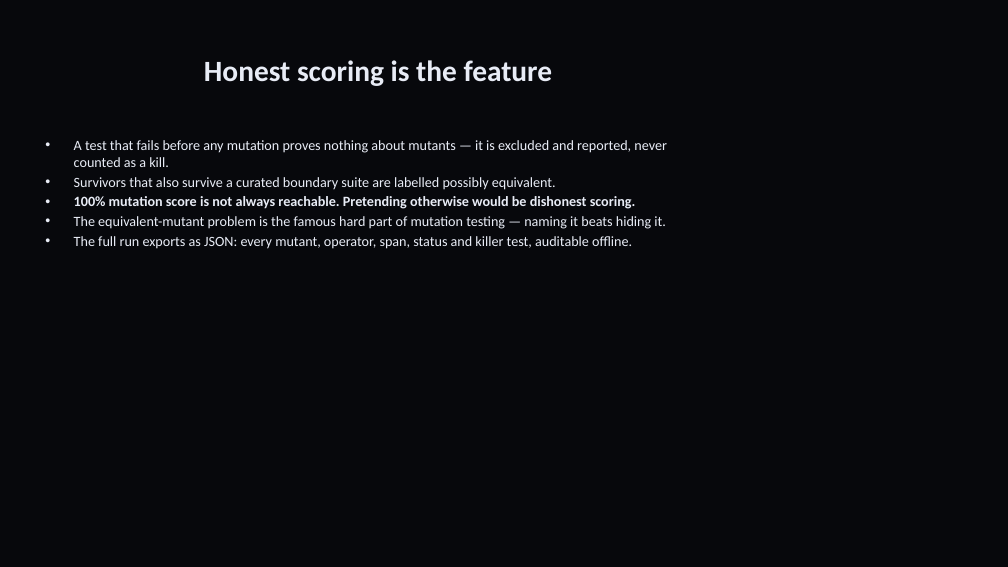
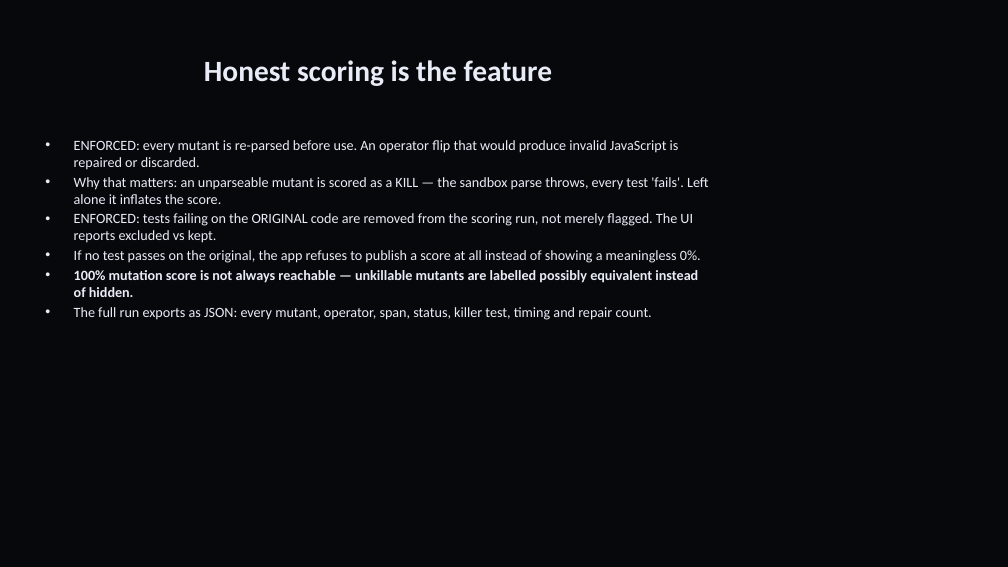
Before and after one commit to sgoel2be24-cyber/mutant, a slide deck: slide 7 of deck/Mutant-HackDevengers2.pptx. Drawn at 1008x567 pixels with LibreOffice and Linux fonts; fonts in the diff are those of the drawing. Boxes give left, top, right and bottom in pixels: in the first picture for what was removed or moved away, otherwise in the second. Text is boxed around its words. In the diff, an @@ line names an element or a change of style, - is before the commit and + after.

Commit message:
docs+deck: document enforced guarantees, adversarial-audit hardening and resolution; collapse long survivor list

```diff
--- a/deck/Mutant-HackDevengers2.pptx
+++ b/deck/Mutant-HackDevengers2.pptx
@@ text at (74, 140, 709, 320): text changed @@
-• A test that fails before any mutation proves nothing about mutants — it is excluded and reported, never counted as a kill.
-• Survivors that also survive a curated boundary suite are labelled possibly equivalent.
-• 100% mutation score is not always reachable. Pretending otherwise would be dishonest scoring.
-• The equivalent-mutant problem is the famous hard part of mutation testing — naming it beats hiding it.
-• The full run exports as JSON: every mutant, operator, span, status and killer test, auditable offline.
+• ENFORCED: every mutant is re-parsed before use. An operator flip that would produce invalid JavaScript is repaired or discarded.
+• Why that matters: an unparseable mutant is scored as a KILL — the sandbox parse throws, every test 'fails'. Left alone it inflates the score.
+• ENFORCED: tests failing on the ORIGINAL code are removed from the scoring run, not merely flagged. The UI reports excluded vs kept.
+• If no test passes on the original, the app refuses to publish a score at all instead of showing a meaningless 0%.
+• 100% mutation score is not always reachable — unkillable mutants are labelled possibly equivalent instead of hidden.
+• The full run exports as JSON: every mutant, operator, span, status, killer test, timing and repair count.
```
Also in this commit, not shown: 1 other slide changed, 1 slide added, 4 other files.
